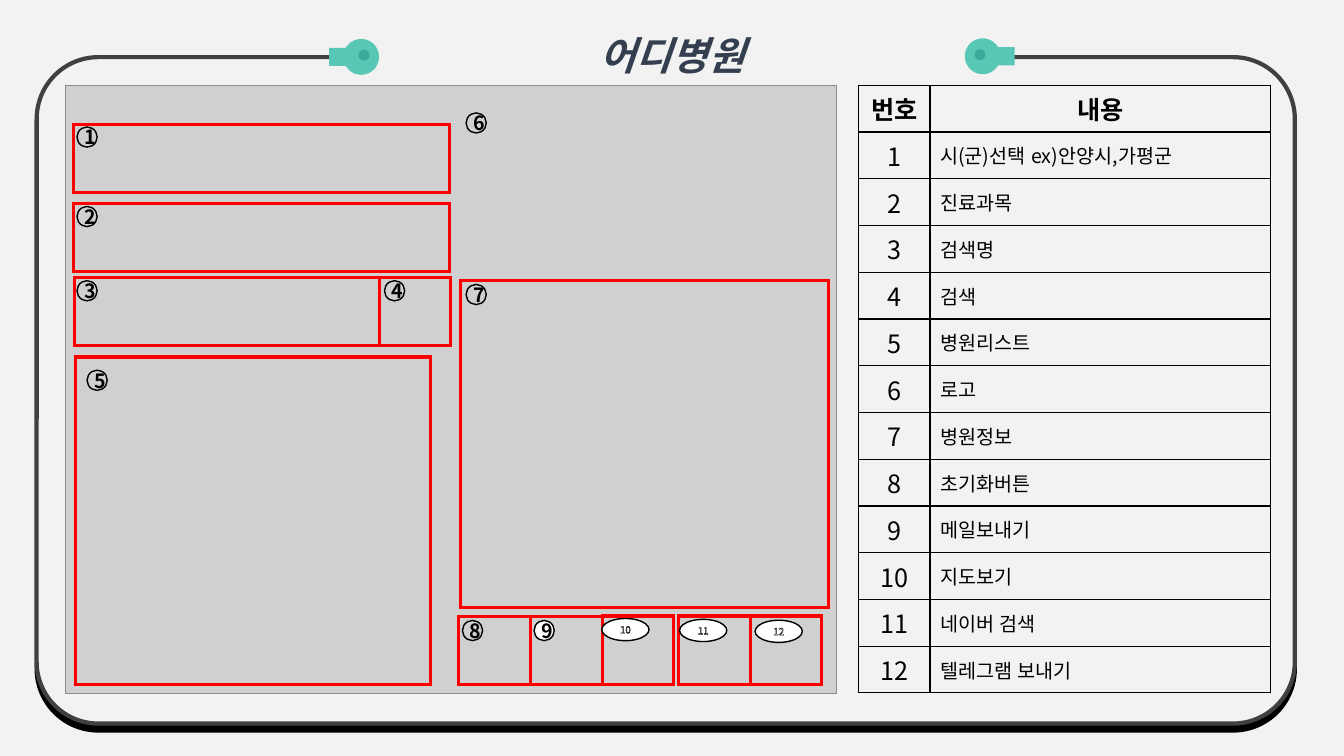
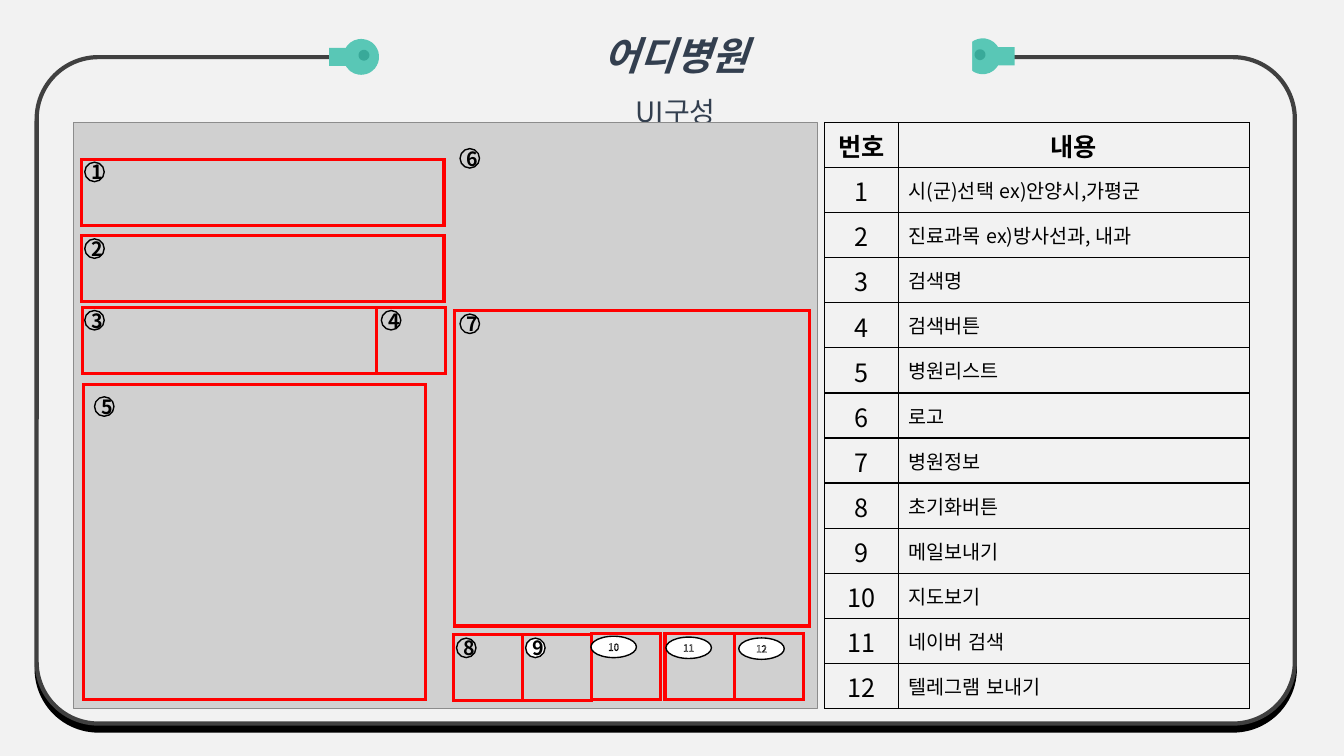
Before and after one commit to WOOLUCY/scriptlang, a slide deck: slide 5 of TermProject/Presentation/02/InterimPT(1).pptx. Drawn at 1344x756 pixels with LibreOffice and Linux fonts; fonts in the diff are those of the drawing; grey boxes stand for pictures. Boxes give left, top, right and bottom in pixels: in the first picture for what was removed or moved away, otherwise in the second. Text is boxed around its words. In the diff, an @@ line names an element or a change of style, - is before the commit and + after.

Commit message:
PPT

```diff
--- a/TermProject/Presentation/02/InterimPT(1).pptx
+++ b/TermProject/Presentation/02/InterimPT(1).pptx
@@ text "어디병원" rewrapped from [600,37,744,74] to [604,37,748,123] @@
@@ picture: place and size @@
-picture at [66,86,837,694]
+picture at [74,122,818,709]
@@ ellipse "6": place and size @@
-ellipse "6" at [466,113,486,133]
+ellipse "6" at [460,148,479,167]
@@ table at [825,122,1249,709] @@
-row 3, column 2: 진료과목
+row 3, column 2: 진료과목 ex)방사선과, 내과
-row 5, column 2: 검색
+row 5, column 2: 검색버튼
@@ table: place and size @@
-table at [859,85,1271,693]
+table at [825,122,1249,709]
@@ rectangle: place and size @@
-rectangle at [74,124,450,193]
+rectangle at [82,159,445,225]
@@ ellipse "1": place and size @@
-ellipse "1" at [77,127,97,147]
+ellipse "1" at [85,162,104,181]
@@ rectangle: place and size @@
-rectangle at [74,204,450,272]
+rectangle at [82,236,445,301]
@@ ellipse "2": place and size @@
-ellipse "2" at [77,207,97,227]
+ellipse "2" at [85,239,104,258]
@@ rectangle: place and size @@
-rectangle at [75,278,451,347]
+rectangle at [83,308,446,373]
@@ ellipse "3": place and size @@
-ellipse "3" at [77,281,97,301]
+ellipse "3" at [85,311,104,330]
@@ rectangle: place and size @@
-rectangle at [379,278,451,347]
+rectangle at [376,308,446,373]
@@ ellipse "4": place and size @@
-ellipse "4" at [384,281,404,301]
+ellipse "4" at [381,311,400,330]
@@ rectangle: place and size @@
-rectangle at [461,281,829,609]
+rectangle at [455,311,810,626]
@@ ellipse "7": place and size @@
-ellipse "7" at [466,284,486,304]
+ellipse "7" at [460,315,479,334]
@@ rectangle: place and size @@
-rectangle at [76,357,431,685]
+rectangle at [84,384,426,700]
@@ ellipse "5": place and size @@
-ellipse "5" at [87,370,107,390]
+ellipse "5" at [95,397,114,416]
@@ rectangle: place and size @@
-rectangle at [459,617,530,686]
+rectangle at [453,634,522,700]
@@ ellipse "8": place and size @@
-ellipse "8" at [463,621,483,641]
+ellipse "8" at [457,638,476,657]
@@ 2 ellipses, 1 rectangle: place and size @@
-2 ellipses, 1 rectangle at [530,617,649,686]
+2 ellipses, 1 rectangle at [522,634,636,700]
@@ rectangle: place and size @@
-rectangle at [602,616,674,685]
+rectangle at [592,634,661,700]
@@ 2 ellipses, 2 rectangles: place and size @@
-2 ellipses, 2 rectangles at [679,616,822,685]
+2 ellipses, 2 rectangles at [665,634,804,700]
```
Also in this commit, not shown: 3 other slides changed, 1 other file.
